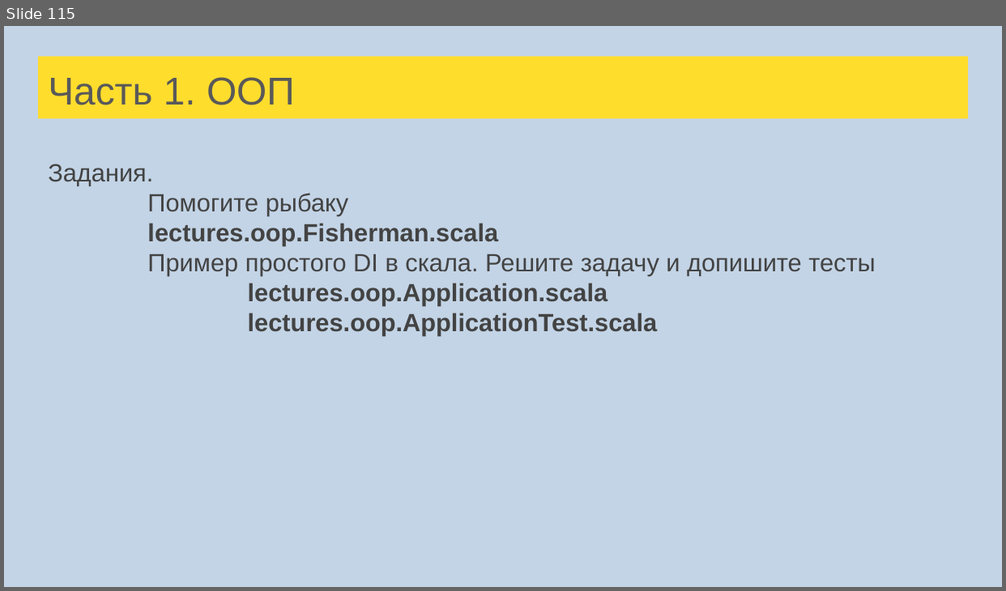
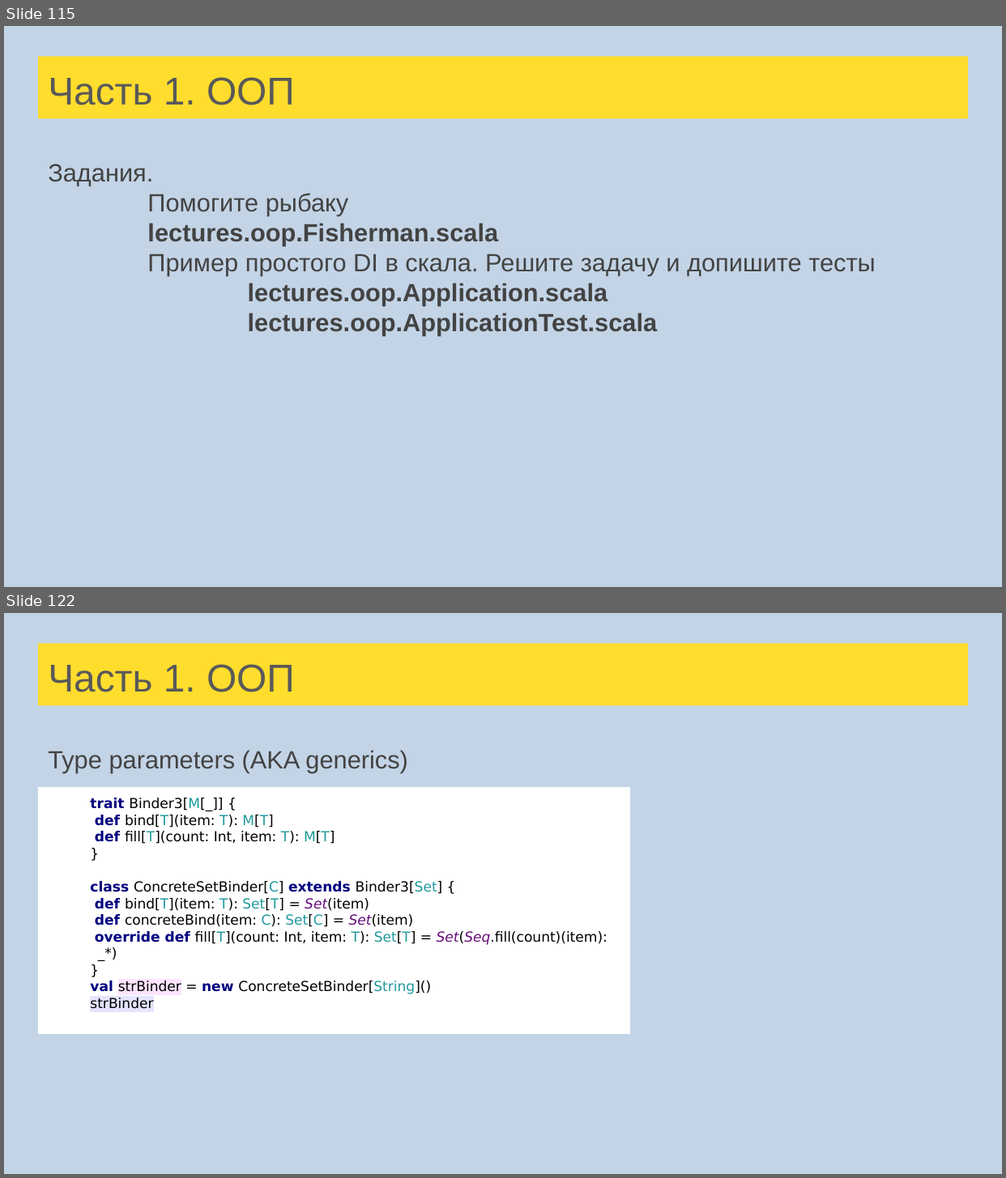
Before and after one commit to sergeypopov83/scala-school, a slide deck: src/main/resources/Лекции Scala для FinTech.pptx. Shown one above the other, each under a label of ours: slide 115 before the commit, slides 115 and 122 after it; the slides between them are not shown. The pictures are 1006x591 and 1006x1178 pixels, drawn with LibreOffice and Linux fonts; fonts in the diff are those of the drawing. Boxes give left, top, right and bottom in pixels: in the first picture for what was removed or moved away, otherwise in the second. Text is boxed around its words. In the diff, an @@ line names an element or a change of style, - is before the commit and + after.

Commit message:
Briefs + Lecture +  Type parameters  + TP example

```diff
--- a/src/main/resources/Лекции Scala для FinTech.pptx
+++ b/src/main/resources/Лекции Scala для FinTech.pptx
@@ slide 122 added at [4, 613, 1002, 1174], background #C3D4E6 @@
@@ title added at [38, 643, 968, 706], fill #FFDD2D, 28 pt, text #595959 @@
+Часть 1. ООП
@@ text added at [48, 750, 408, 773], 18 pt, text #434343 @@
+Type parameters (AKA generics)
@@ rectangle added at [38, 788, 629, 1035], fill #FFFFFF, 10 pt, text #000000 @@
+trait Binder3[M[_]] {
+def bind[T](item: T): M[T]
+def fill[T](count: Int, item: T): M[T]
+}
+class ConcreteSetBinder[C] extends Binder3[Set] {
+def bind[T](item: T): Set[T] = Set(item)
+def concreteBind(item: C): Set[C] = Set(item)
+override def fill[T](count: Int, item: T): Set[T] = Set(Seq.fill(count)(item): _*)
+}
+val strBinder = new ConcreteSetBinder[String]()
+strBinder
```
Also in this commit, not shown: 4 slides changed, 10 other slides added, 13 other files.
